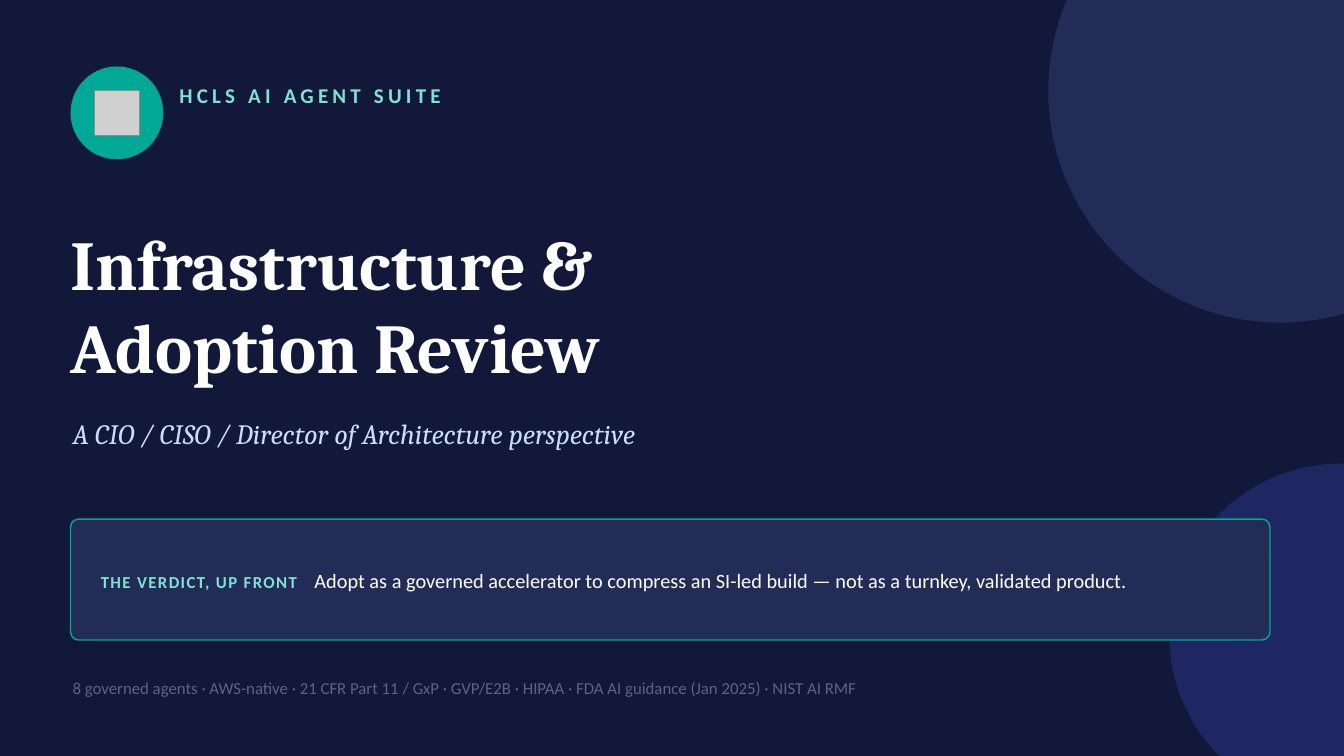
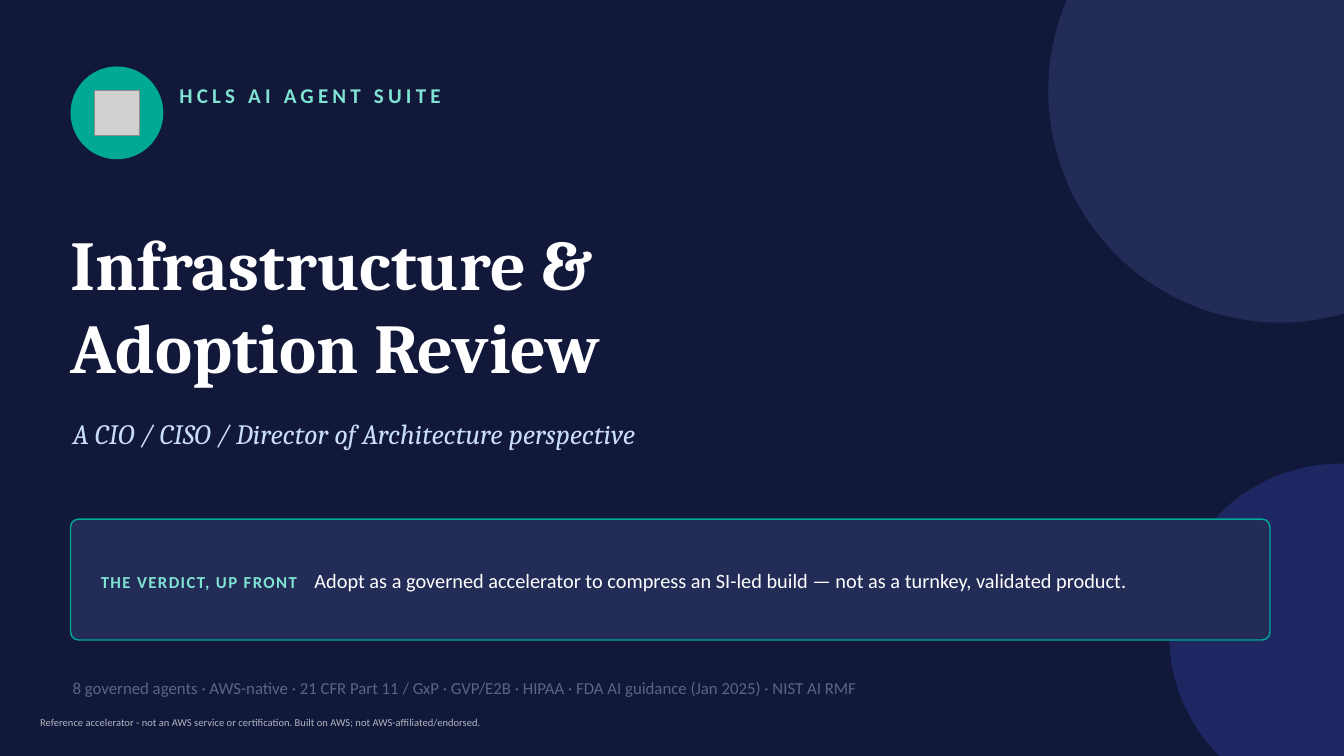
Before and after one commit to virtualryder/hcls-ai-agents, a slide deck: slide 1 of decks/HCLS-CIO-Adoption-Review.pptx. Drawn at 1344x756 pixels with LibreOffice and Linux fonts; fonts in the diff are those of the drawing; grey boxes stand for pictures. Boxes give left, top, right and bottom in pixels: in the first picture for what was removed or moved away, otherwise in the second. Text is boxed around its words. In the diff, an @@ line names an element or a change of style, - is before the commit and + after.

```diff
--- a/decks/HCLS-CIO-Adoption-Review.pptx
+++ b/decks/HCLS-CIO-Adoption-Review.pptx
@@ text added at bbox=[40, 718, 481, 727], 7.5 pt, text #B0B8C0 @@
+Reference accelerator - not an AWS service or certification. Built on AWS; not AWS-affiliated/endorsed.
```
Also in this commit, not shown: 2 slides added, 11 other files.
